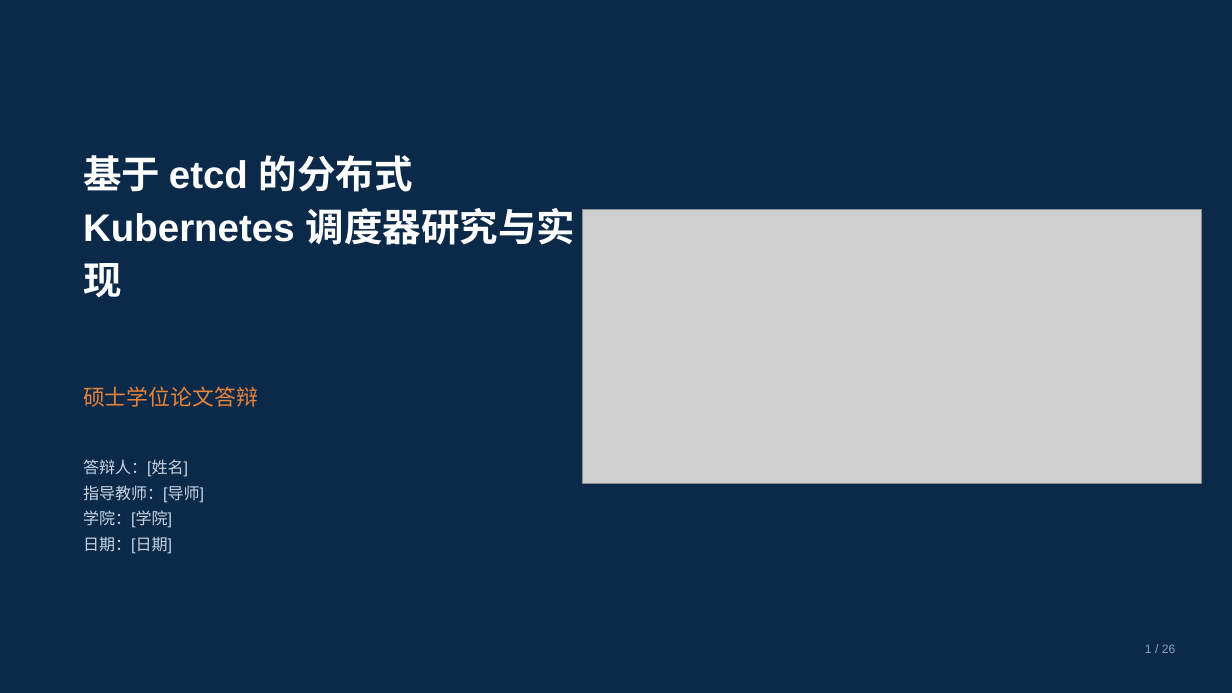
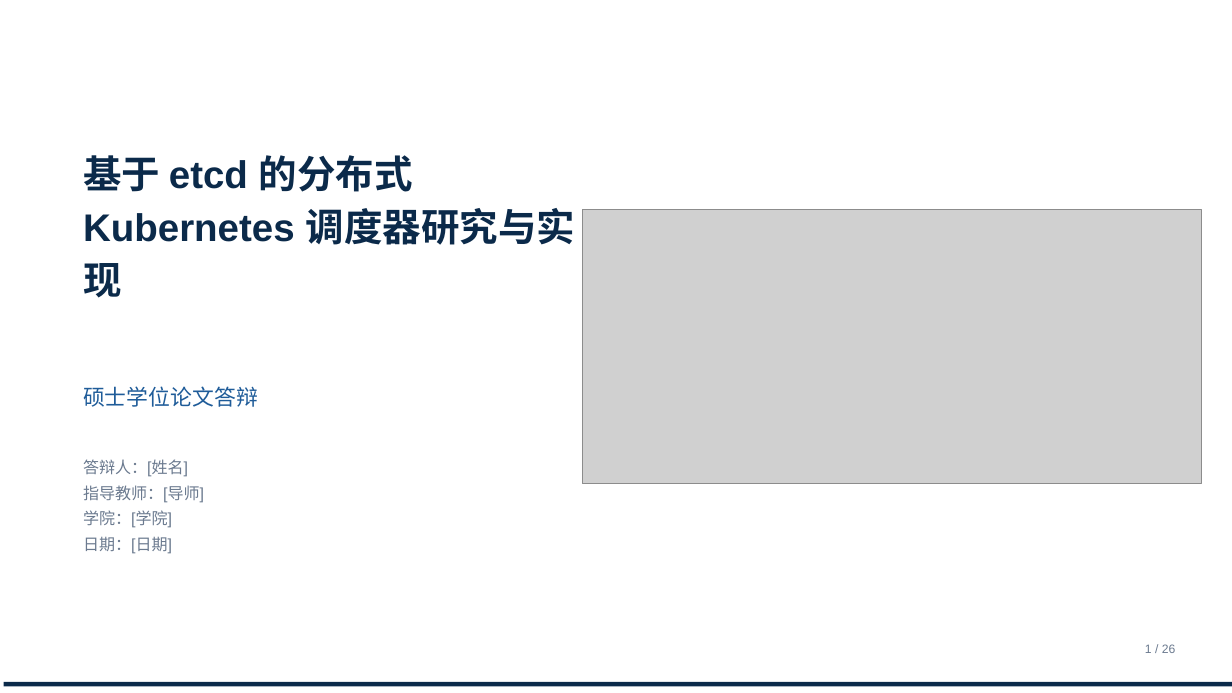
Before and after one commit to tengfei86/godel-scheduler, a slide deck: slide 1 of docs/thesis/defense/答辩PPT-基于etcd的分布式Kubernetes调度器.pptx. Drawn at 1232x693 pixels with LibreOffice and Linux fonts; fonts in the diff are those of the drawing; grey boxes stand for pictures. Boxes give left, top, right and bottom in pixels: in the first picture for what was removed or moved away, otherwise in the second. Text is boxed around its words. In the diff, an @@ line names an element or a change of style, - is before the commit and + after.

```diff
--- a/docs/thesis/defense/答辩PPT-基于etcd的分布式Kubernetes调度器.pptx
+++ b/docs/thesis/defense/答辩PPT-基于etcd的分布式Kubernetes调度器.pptx
@@ rectangle removed at bbox=[0, 0, 1232, 693] @@
@@ text "基于 etcd 的分布式 Kubernetes 调度器研究与实现" at bbox=[83, 155, 575, 298]: text colour #FFFFFF to #0B2A4A @@
@@ text "硕士学位论文答辩" at bbox=[83, 386, 258, 407]: text colour #E8833A to #1F5C99 @@
@@ text "答辩人：[姓名]" at bbox=[83, 459, 204, 554]: text colour #C9D4E2 to #6B7A8F @@
@@ text "1 / 26" at bbox=[1145, 644, 1176, 653]: text colour #8FA3B8 to #6B7A8F @@
@@ rectangle added at bbox=[4, 682, 1232, 687], fill #0B2A4A @@
```
Also in this commit, not shown: 1 other slide changed, 2 other files.
